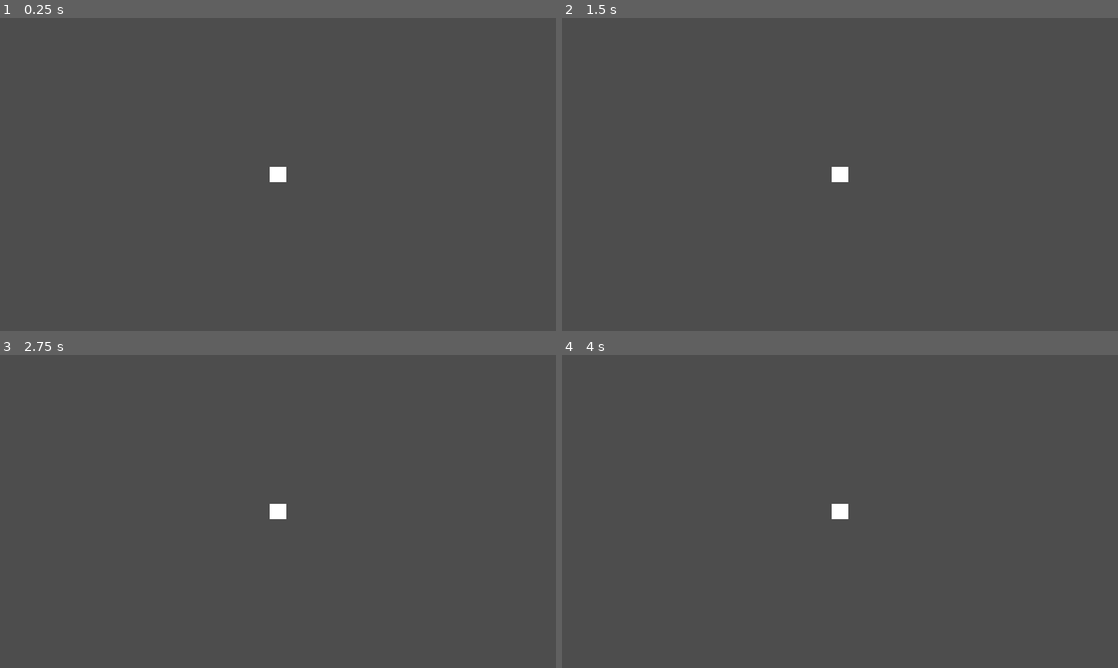
Above: before the commit, frames 1-4 (two rows, left to right).
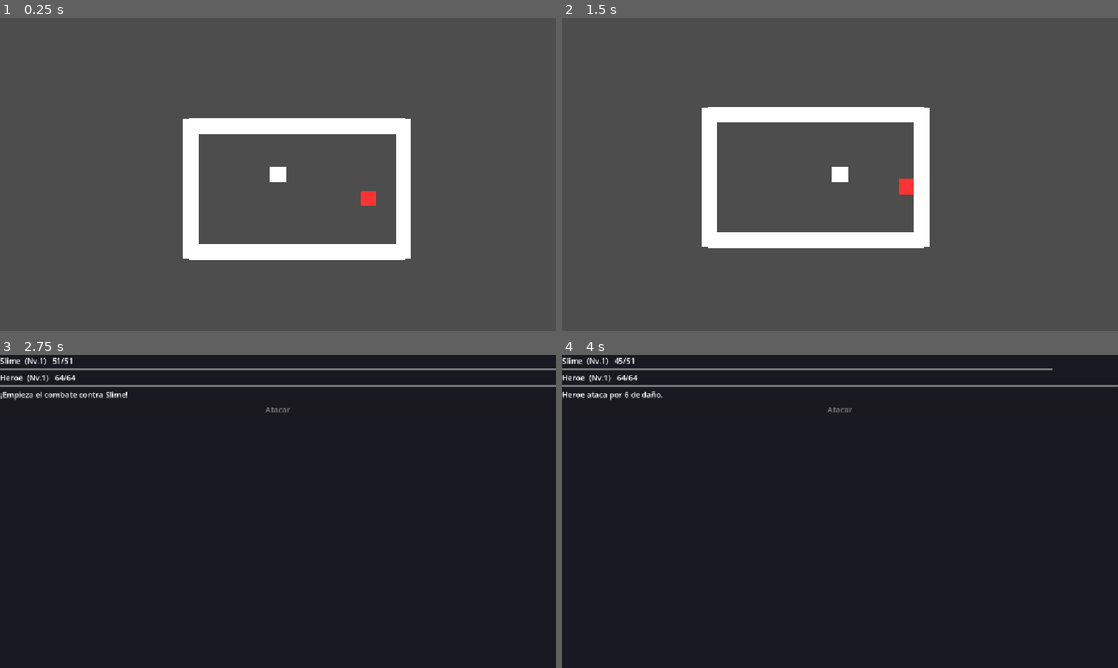
Above: after the commit, the same moments.

Repository: FurrionHD/prototipo-rpg-mazmorras
Game: Godot game, scene res://scenes/levels/main.tscn
Same seed, same stepped clock (60 frames per second), same inputs: the game is played once before the commit and once after it. Before the commit the project starts from res://scenes/actors/player/player.tscn.
Inputs (mouse positions are in pixels of both pictures, inside the frame that each line leads up to):
- Up to frame 1 (0.25 s): no input
- Up to frame 2 (1.5 s): hold D (move_right) 0.53-1.28 s; hold S (move_down) from 1.28 s (still down)
- Up to frame 3 (2.75 s): release S (move_down) at 2.03 s; hold D (move_right) from 2.03 s (still down)
- Up to frame 4 (4 s): release D (move_right) at 2.78 s; hold W (move_up) 2.78-3.5 s; click (840, 408) at 3.5 s, where only the run after the commit has a clickable "Atacar"

The runs differ from the first frame. In frame 1, 6.2% of the frame differs, in the area x 32-74%, y 32-78%; in frame 2, 6.2%; in frame 3, 100%; in frame 4, 100%, in the area x 0-100%, y 0-100%.

Commit message:
KAN-25 KAN-27 KAN-28 KAN-29: Conectar mazmorra con el combate
Gestor global Game (autoload) que guarda las stats del jugador y abre la
pantalla de combate como overlay (en CanvasLayer para que no le afecte la
camara) pausando la mazmorra. Al ganar, el enemigo desaparece; la vida del
jugador persiste. EnemyData migrado a stats de combate (habilidades + base)
con crear_combatant(). enemy.gd dispara el combate al alcanzarte. Vida en
numeros (no %). main.tscn como escena principal.

Co-Authored-By: Claude Opus 4.8 <noreply@anthropic.com>

Diff:
--- a/project.godot
+++ b/project.godot
@@ -11,9 +11,13 @@
 [application]
 
 config/name="prototipo rpg mazmoras"
-run/main_scene="uid://bgndhyu01suwv"
+run/main_scene="uid://d27u6g55m2ygj"
 config/features=PackedStringArray("4.7", "GL Compatibility")
 config/icon="res://icon.svg"
+
+[autoload]
+
+Game="*res://scripts/core/game.gd"
 
 [display]
 
--- a/scripts/actors/enemy/enemy.gd
+++ b/scripts/actors/enemy/enemy.gd
@@ -42,11 +42,10 @@
 var _home: Vector2 = Vector2.ZERO  # posicion original donde patrulla
 var _returning: bool = false       # true mientras vuelve a su sitio
 
-# --- Stats CONCRETAS de ESTE enemigo (tiradas al azar al aparecer) ---
-var current_health: int = 0
-var current_attack: int = 0
-var current_speed: int = 0        # agilidad de combate (orden de turnos)
-var current_move_speed: float = 0.0  # velocidad de exploracion (mazmorra)
+# Velocidad de exploracion concreta (al azar al aparecer). Las stats de
+# COMBATE (vida, ataque, velocidad de combate...) las calcula la pantalla de
+# combate desde EnemyData; aqui en la mazmorra solo importa moverse.
+var current_move_speed: float = 0.0
 
 
 func _ready() -> void:
@@ -60,15 +59,8 @@
 	if data != null:
 		# Color del placeholder segun los datos.
 		_color_rect.color = data.color
-
-		# Tiramos las stats al azar dentro de sus franjas (min-max).
-		current_health = randi_range(data.health_min, data.health_max)
-		current_attack = randi_range(data.attack_min, data.attack_max)
-		current_speed = randi_range(data.speed_min, data.speed_max)
+		# Velocidad de exploracion al azar dentro de su franja.
 		current_move_speed = randf_range(data.move_speed_min, data.move_speed_max)
-		print(data.enemy_name, " aparece -> vida=", current_health,
-			" ataque=", current_attack, " velCombate=", current_speed,
-			" velMazmorra=", roundi(current_move_speed))
 
 	# Conectamos por codigo las senales del Area2D de deteccion.
 	_detection_area.body_entered.connect(_on_detection_body_entered)
@@ -168,7 +160,6 @@
 		player_speed = (_target.velocity as Vector2).length()
 	var enemy_initiated: bool = enemy_speed > player_speed
 
-	var quien := "EL ENEMIGO" if enemy_initiated else "EL JUGADOR"
-	print("¡COMBATE contra ", data.enemy_name, "! Inicia ", quien,
-		" (aqui se abrira el combate en la Fase 4)")
 	combat_started.emit(data, enemy_initiated)
+	# Abrimos la pantalla de combate (el gestor global pausa la mazmorra).
+	Game.start_combat(self, data, enemy_initiated)
--- a/scripts/actors/enemy/enemy_data.gd
+++ b/scripts/actors/enemy/enemy_data.gd
@@ -1,48 +1,53 @@
 # ============================================================
 #  enemy_data.gd
-#  RECURSO (Resource) con los DATOS de un tipo de enemigo.
-#  No es un nodo: es un "molde de datos" que se guarda como archivo .tres.
-#  Asi puedes crear muchos enemigos distintos (slime, murcielago, jefe...)
-#  cambiando solo valores en el editor, sin tocar codigo.
+#  RECURSO (Resource) con los DATOS de un tipo de enemigo: identidad,
+#  habilidades de combate (DanMachi), stats base y datos de exploracion.
+#  Se guarda como archivo .tres. Sabe crear su propio Combatant para la
+#  pantalla de combate.
 # ============================================================
 
-# "extends Resource" = esto es un recurso de datos reutilizable.
 extends Resource
-
-# "class_name" registra el tipo en Godot, para poder crear archivos .tres
-# de tipo "EnemyData" desde el editor (clic derecho -> Nuevo Recurso).
 class_name EnemyData
 
 # --- Identidad ---
 @export var enemy_name: String = "Slime"
+@export var color: Color = Color(1.0, 0.2, 0.2)  # color del placeholder
 
-# --- Color del placeholder (mientras no haya sprites) ---
-@export var color: Color = Color(1.0, 0.2, 0.2)  # rojo por defecto
+# --- Combate: nivel + habilidades DanMachi (0-999) ---
+@export var level: int = 1
+@export_range(0, 999) var fuerza: int = 80
+@export_range(0, 999) var resistencia: int = 70
+@export_range(0, 999) var destreza: int = 30
+@export_range(0, 999) var agilidad: int = 60
+@export_range(0, 999) var magia: int = 0
 
-# --- Estadisticas de combate (se usaran en la Fase 4) ---
-# Son FRANJAS (min-max): cada enemigo concreto tira un valor aleatorio
-# dentro de la franja al aparecer (ver enemy.gd). Asi dos slimes no son
-# identicos. Si quisieras un valor fijo, pon min = max.
-@export var health_min: int = 18
-@export var health_max: int = 25
+# --- Combate: stats base (lo que tiene "de serie", sin habilidades) ---
+@export var base_hp: float = 40.0
+@export var base_attack: float = 4.0
+@export var base_defense: float = 5.0
+@export var base_speed: float = 4.0
 
-@export var attack_min: int = 4
-@export var attack_max: int = 7
-
-# Velocidad de COMBATE (agilidad): decide el orden de los turnos en la
-# Fase 4. Cuanto mayor, antes actua; si es muy superior a la del rival,
-# podra actuar 2 veces antes que el. Tambien es franja (min-max).
-@export var speed_min: int = 8
-@export var speed_max: int = 12
-
-# --- Movimiento en la exploracion (mazmorra) ---
-# Velocidad a la que PATRULLA y PERSIGUE por la mazmorra. Tambien franja:
-# un enemigo rapido te alcanza mas facil y podra iniciar el combate.
-# Es independiente de la velocidad de combate (speed_min/max).
+# --- Exploracion (mazmorra): velocidad de patrulla/persecucion (franja) ---
 @export var move_speed_min: float = 30.0
 @export var move_speed_max: float = 55.0
 
 # --- Loot: franja de valor del cristal que suelta (Fase 5) ---
-# Al morir generara un cristal con valor aleatorio entre estos dos.
 @export var crystal_value_min: int = 5
 @export var crystal_value_max: int = 15
+
+
+# Crea un objeto Abilities a partir de los campos de habilidades.
+func crear_abilities() -> Abilities:
+	var a := Abilities.new()
+	a.fuerza = fuerza
+	a.resistencia = resistencia
+	a.destreza = destreza
+	a.agilidad = agilidad
+	a.magia = magia
+	return a
+
+
+# Crea el Combatant (lo que usa la pantalla de combate) de este enemigo.
+func crear_combatant() -> Combatant:
+	return Combatant.new(enemy_name, level, crear_abilities(),
+		base_hp, base_attack, base_defense, base_speed)
--- a/scripts/core/battle_test.gd
+++ b/scripts/core/battle_test.gd
@@ -29,5 +29,5 @@
 	slime_ab.magia = 0
 	var slime := Combatant.new("Slime", 1, slime_ab, 40, 4, 5, 4)
 
-	# Lanzamos la batalla. El heroe tiene la iniciativa (empezo el combate).
-	Battle.simulate(heroe, slime, heroe)
+	# Lanzamos la batalla. Para esta prueba, el SLIME tiene la iniciativa.
+	Battle.simulate(heroe, slime, slime)
--- /dev/null
+++ b/scripts/core/game.gd
@@ -0,0 +1,85 @@
+# ============================================================
+#  game.gd  (AUTOLOAD: se llama "Game" y esta disponible en todo el juego)
+#  - Guarda las stats del JUGADOR (persisten entre combates, incluida la vida).
+#  - Abre la pantalla de combate ENCIMA de la mazmorra (overlay) y pausa el
+#    resto del juego mientras dura. Al terminar, reanuda y, si ganaste,
+#    elimina al enemigo de la mazmorra.
+# ============================================================
+
+extends Node
+
+# --- Stats del jugador (de momento fijas aqui; luego vendran de su .tres) ---
+var player_level: int = 1
+var player_fuerza: int = 120
+var player_resistencia: int = 90
+var player_destreza: int = 60
+var player_agilidad: int = 110
+var player_magia: int = 20
+var player_base_hp: float = 50.0
+var player_base_attack: float = 5.0
+var player_base_defense: float = 5.0
+var player_base_speed: float = 5.0
+# Vida actual (persiste entre combates). -1 = aun no inicializada (= llena).
+var player_current_hp: int = -1
+
+var _combat_scene: PackedScene = preload("res://scenes/ui/combat.tscn")
+var _active_enemy: Node = null     # enemigo del combate en curso
+var _active_layer: CanvasLayer = null  # capa donde vive la pantalla de combate
+
+
+# Crea el Combatant del jugador con sus stats actuales (manteniendo la vida).
+func crear_player_combatant() -> Combatant:
+	var a := Abilities.new()
+	a.fuerza = player_fuerza
+	a.resistencia = player_resistencia
+	a.destreza = player_destreza
+	a.agilidad = player_agilidad
+	a.magia = player_magia
+	var c := Combatant.new("Heroe", player_level, a,
+		player_base_hp, player_base_attack, player_base_defense, player_base_speed)
+	if player_current_hp < 0:
+		player_current_hp = c.max_hp  # primera vez: vida llena
+	c.current_hp = clampi(player_current_hp, 0, c.max_hp)
+	return c
+
+
+# Abre el combate contra un enemigo de la mazmorra.
+func start_combat(enemy_node: Node, enemy_data: EnemyData, enemy_initiated: bool) -> void:
+	if _active_enemy != null or enemy_data == null:
+		return  # ya hay un combate o faltan datos
+
+	_active_enemy = enemy_node
+	var player_c := crear_player_combatant()
+	var enemy_c := enemy_data.crear_combatant()
+
+	var combat := _combat_scene.instantiate()
+	# PROCESS_MODE_ALWAYS = el combate sigue funcionando aunque el arbol este en pausa.
+	combat.process_mode = Node.PROCESS_MODE_ALWAYS
+	combat.setup(player_c, enemy_c, enemy_initiated)
+	combat.combat_finished.connect(_on_combat_finished)
+
+	# Lo metemos en una CanvasLayer: asi NO le afecta la camara 2D de la
+	# mazmorra (si no, la pantalla de combate sale descentrada).
+	var layer := CanvasLayer.new()
+	layer.layer = 100  # por encima de todo
+	layer.process_mode = Node.PROCESS_MODE_ALWAYS
+	get_tree().root.add_child(layer)
+	layer.add_child(combat)
+	_active_layer = layer
+
+	get_tree().paused = true  # congela la mazmorra mientras luchas
+
+
+func _on_combat_finished(player_won: bool, player_hp_left: int) -> void:
+	get_tree().paused = false
+	player_current_hp = player_hp_left
+
+	# Si ganaste, el enemigo desaparece de la mazmorra.
+	if player_won and is_instance_valid(_active_enemy):
+		_active_enemy.queue_free()
+	_active_enemy = null
+
+	# Quitamos la capa del combate (con la pantalla dentro).
+	if is_instance_valid(_active_layer):
+		_active_layer.queue_free()
+	_active_layer = null
--- a/scripts/ui/combat.gd
+++ b/scripts/ui/combat.gd
@@ -1,30 +1,25 @@
 # ============================================================
 #  combat.gd
-#  Pantalla de combate por turnos INTERACTIVA (etapa B).
-#  Reutiliza el motor: Combatant + StatsMath. El orden de turnos es ATB
-#  (cada uno llena una barra a ritmo de su velocidad). En el turno del
-#  jugador se PAUSA y espera a que pulses "Atacar"; el enemigo actua solo.
+#  Pantalla de combate por turnos INTERACTIVA.
+#  Recibe los combatientes reales (jugador y enemigo) desde Game via setup().
+#  Si se abre sola (F6), usa combatientes de PRUEBA.
+#  Orden de turnos ATB (barra que se llena a ritmo de la velocidad); en tu
+#  turno se pausa y esperas a pulsar "Atacar"; el enemigo actua solo.
 #
-#  De momento crea un heroe y un slime de PRUEBA. Mas adelante recibira
-#  los datos reales del jugador y del enemigo de la mazmorra.
-#
-#  Espera esta estructura de nodos (ver combat.tscn):
+#  Estructura de nodos esperada (combat.tscn):
 #    Combat (Control)  <- este script
 #    └── VBox (VBoxContainer)
-#        ├── EnemyName (Label)
-#        ├── EnemyHP (ProgressBar)
-#        ├── PlayerName (Label)
-#        ├── PlayerHP (ProgressBar)
-#        ├── Log (Label)
-#        └── AttackButton (Button)
+#        ├── EnemyName (Label)   ├── EnemyHP (ProgressBar)
+#        ├── PlayerName (Label)  ├── PlayerHP (ProgressBar)
+#        ├── Log (Label)         └── AttackButton (Button)
 # ============================================================
 
 extends Control
 
-const UMBRAL := 100.0       # cuanto hay que llenar la barra para actuar
-const SPEED_SCALE := 10.0   # ritmo de llenado (mas alto = combate mas rapido)
+const UMBRAL := 100.0          # cuanto llenar la barra para actuar
+const SPEED_SCALE := 10.0      # ritmo de llenado (mas alto = combate mas rapido)
+const INICIATIVA_VENTAJA := 50.0  # media barra de ventaja para quien inicia
 
-# Nodos de la interfaz (los nombres deben coincidir con la escena).
 @onready var _enemy_name: Label = $VBox/EnemyName
 @onready var _enemy_hp: ProgressBar = $VBox/EnemyHP
 @onready var _player_name: Label = $VBox/PlayerName
@@ -32,26 +27,51 @@
 @onready var _log: Label = $VBox/Log
 @onready var _attack_button: Button = $VBox/AttackButton
 
+# Se emite al cerrar el combate (lo escucha Game para reanudar la mazmorra).
+signal combat_finished(player_won: bool, player_hp_left: int)
+
 var _player: Combatant
 var _enemy: Combatant
 var _gauge: Dictionary = {}
 
-# Estados del combate.
 enum State { ADVANCING, WAITING_PLAYER, FINISHED }
 var _state: State = State.ADVANCING
 
+var _injected: bool = false       # true si Game nos paso los combatientes
+var _enemy_initiated: bool = false
+var _player_won: bool = false
+
+
+# Lo llama Game ANTES de añadir esta escena al arbol.
+func setup(player_c: Combatant, enemy_c: Combatant, enemy_initiated: bool) -> void:
+	_player = player_c
+	_enemy = enemy_c
+	_enemy_initiated = enemy_initiated
+	_injected = true
+
 
 func _ready() -> void:
-	# --- Combatientes de PRUEBA (luego vendran de datos reales) ---
-	var pab := Abilities.new()
-	pab.fuerza = 120; pab.resistencia = 90; pab.destreza = 60; pab.agilidad = 110; pab.magia = 20
-	_player = Combatant.new("Heroe", 1, pab, 50, 5, 5, 5)
+	# Forzamos que esta pantalla ocupe toda la ventana, aunque se abra como
+	# overlay encima de la mazmorra (si no, sale descentrada/pequeña).
+	set_anchors_and_offsets_preset(Control.PRESET_FULL_RECT)
 
-	var eab := Abilities.new()
-	eab.fuerza = 80; eab.resistencia = 70; eab.destreza = 30; eab.agilidad = 60; eab.magia = 0
-	_enemy = Combatant.new("Slime", 1, eab, 40, 4, 5, 4)
+	_anadir_fondo()  # fondo opaco para tapar la mazmorra detras
+
+	if not _injected:
+		# Combatientes de PRUEBA (para abrir combat.tscn directamente con F6).
+		var pab := Abilities.new()
+		pab.fuerza = 120; pab.resistencia = 90; pab.destreza = 60; pab.agilidad = 110; pab.magia = 20
+		_player = Combatant.new("Heroe", 1, pab, 50, 5, 5, 5)
+		var eab := Abilities.new()
+		eab.fuerza = 80; eab.resistencia = 70; eab.destreza = 30; eab.agilidad = 60; eab.magia = 0
+		_enemy = Combatant.new("Slime", 1, eab, 40, 4, 5, 4)
 
 	_gauge = {_player: 0.0, _enemy: 0.0}
+	# Iniciativa: quien empezo el combate arranca con media barra.
+	if _enemy_initiated:
+		_gauge[_enemy] = INICIATIVA_VENTAJA
+	elif _injected:
+		_gauge[_player] = INICIATIVA_VENTAJA
 
 	_attack_button.pressed.connect(_on_attack_pressed)
 	_setup_ui()
@@ -59,10 +79,10 @@
 
 
 func _setup_ui() -> void:
-	_player_name.text = _player.nombre + "  (Nv." + str(_player.level) + ")"
-	_enemy_name.text = _enemy.nombre + "  (Nv." + str(_enemy.level) + ")"
 	_player_hp.max_value = _player.max_hp
 	_enemy_hp.max_value = _enemy.max_hp
+	_player_hp.show_percentage = false
+	_enemy_hp.show_percentage = false
 	_update_hp()
 	_attack_button.disabled = true
 
@@ -70,17 +90,19 @@
 func _update_hp() -> void:
 	_player_hp.value = _player.current_hp
 	_enemy_hp.value = _enemy.current_hp
+	_enemy_name.text = "%s  (Nv.%d)   %d/%d" % [
+		_enemy.nombre, _enemy.level, _enemy.current_hp, _enemy.max_hp]
+	_player_name.text = "%s  (Nv.%d)   %d/%d" % [
+		_player.nombre, _player.level, _player.current_hp, _player.max_hp]
 
 
 func _process(delta: float) -> void:
-	# Solo avanzamos las barras cuando nadie esta decidiendo ni ha terminado.
 	if _state != State.ADVANCING:
 		return
 
 	_gauge[_player] += _player.spd() * delta * SPEED_SCALE
 	_gauge[_enemy] += _enemy.spd() * delta * SPEED_SCALE
 
-	# Si alguien lleno su barra, actua el que la tenga mas llena.
 	if _gauge[_player] >= UMBRAL or _gauge[_enemy] >= UMBRAL:
 		if _gauge[_player] >= _gauge[_enemy]:
 			_gauge[_player] -= UMBRAL
@@ -90,7 +112,6 @@
 			_enemy_turn()
 
 
-# --- Turno del jugador: pausamos y esperamos a que pulse Atacar ---
 func _begin_player_turn() -> void:
 	_state = State.WAITING_PLAYER
 	_attack_button.disabled = false
@@ -98,8 +119,17 @@
 
 
 func _on_attack_pressed() -> void:
+	# Si el combate ya termino, el boton hace de "Continuar" (cierra la pantalla).
+	if _state == State.FINISHED:
+		combat_finished.emit(_player_won, _player.current_hp)
+		# Si lo abrio Game, el cierra la capa; si es prueba (F6), nos cerramos solos.
+		if not _injected:
+			queue_free()
+		return
+
 	if _state != State.WAITING_PLAYER:
 		return
+
 	var dmg := StatsMath.damage(_player.atk(), _enemy.def_value())
 	_enemy.take_damage(dmg)
 	_set_log("%s ataca por %d de daño." % [_player.nombre, dmg])
@@ -109,10 +139,9 @@
 	if not _enemy.is_alive():
 		_end(true)
 	else:
-		_state = State.ADVANCING  # seguimos llenando barras
+		_state = State.ADVANCING
 
 
-# --- Turno del enemigo: ataca automaticamente ---
 func _enemy_turn() -> void:
 	var dmg := StatsMath.damage(_enemy.atk(), _player.def_value())
 	_player.take_damage(dmg)
@@ -124,8 +153,10 @@
 
 
 func _end(player_won: bool) -> void:
+	_player_won = player_won
 	_state = State.FINISHED
-	_attack_button.disabled = true
+	_attack_button.disabled = false
+	_attack_button.text = "Continuar"
 	if player_won:
 		_set_log("¡GANASTE el combate contra " + _enemy.nombre + "! 🎉")
 	else:
@@ -134,3 +165,13 @@
 
 func _set_log(texto: String) -> void:
 	_log.text = texto
+
+
+# Crea un fondo opaco a pantalla completa, por DETRAS de la interfaz.
+func _anadir_fondo() -> void:
+	var bg := ColorRect.new()
+	bg.color = Color(0.1, 0.1, 0.13, 1.0)
+	bg.set_anchors_preset(Control.PRESET_FULL_RECT)
+	bg.mouse_filter = Control.MOUSE_FILTER_IGNORE  # que no robe los clics al boton
+	add_child(bg)
+	move_child(bg, 0)  # al fondo (los hermanos siguientes se dibujan encima)
Not shown, added: scripts/core/game.gd.uid
